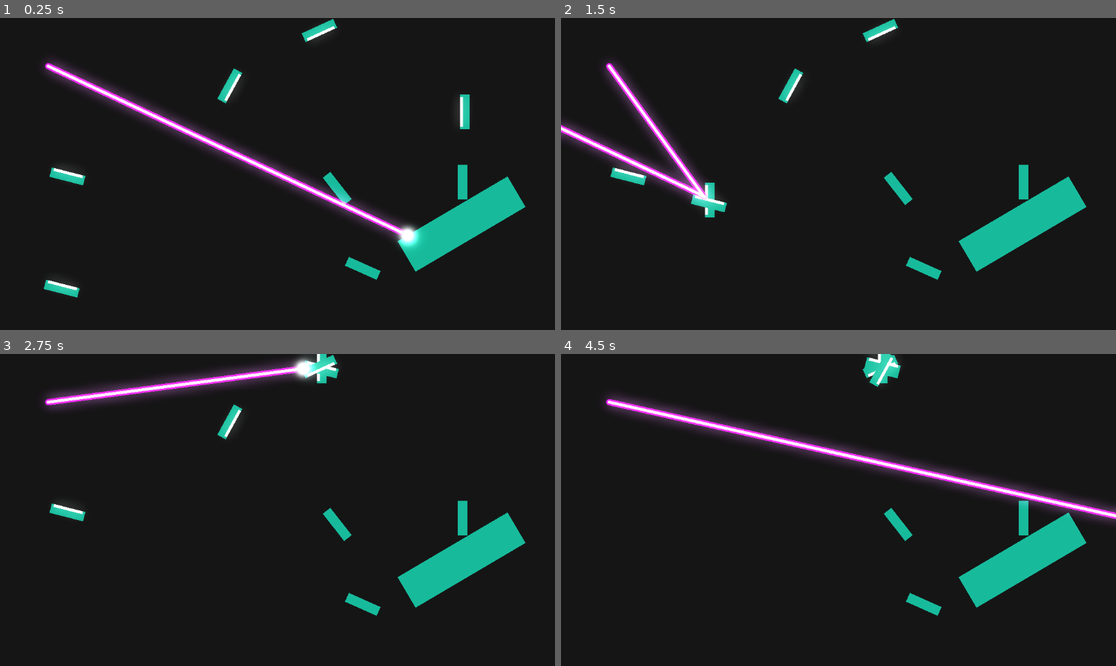
Above: before the commit, frames 1-4 (two rows, left to right).
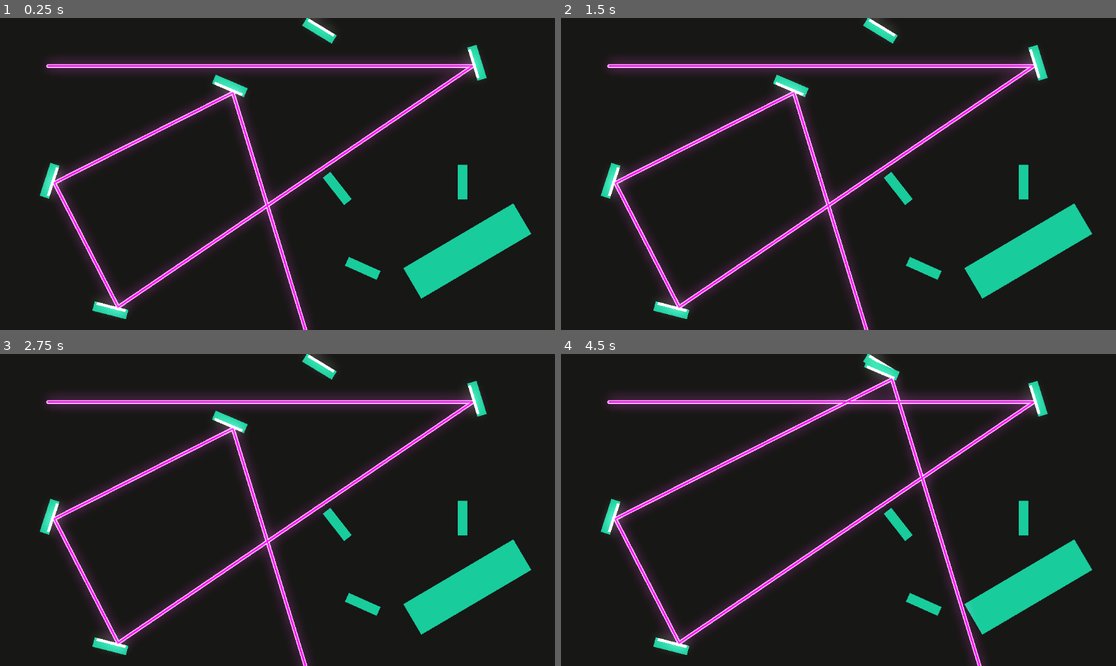
Above: after the commit, the same moments.

Repository: aagz/laserwire
Game: Godot game, scene res://main/main.tscn
The game is run twice, just before and just after one commit, with the same random seed, the same clock (stepped at 60 frames per second) and the same inputs.
Inputs (mouse positions are in pixels of both pictures, inside the frame that each line leads up to):
- Up to frame 1 (0.25 s): no input
- Up to frame 2 (1.5 s): drag from (1027, 111) to (622, 286) at 0.52 s; tap Enter at 1.25 s; drag from (622, 289) to (882, 33) at 1.27 s
- Up to frame 3 (2.75 s): tap Space at 2 s; move the mouse to (321, 366) at 2.02 s; click (321, 366) at 2.17 s
- Up to frame 4 (4.5 s): drag from (627, 513) to (882, 366) at 2.77 s; drag from (788, 422) to (882, 369) at 3.52 s; tap Enter at 4.25 s; drag from (672, 463) to (882, 369) at 4.27 s

The runs differ from the first frame. In frame 1, 17% of the frame differs, in the area x 7-96%, y 0-100%; in frame 2, 17%; in frame 3, 16%; in frame 4, 18%, in the area x 7-100%, y 0-100%.

Commit message:
Тесты шейдеров

Diff:
--- a/main/main.tscn
+++ b/main/main.tscn
@@ -28,7 +28,7 @@
 [node name="Laser2DWithLine" type="RayCast2D" parent="." groups=["laser"]]
 enabled = false
 target_position = Vector2(230, 79)
-collision_mask = 3
+collision_mask = 7
 collide_with_areas = true
 script = ExtResource("1_53q0u")
 
@@ -44,7 +44,7 @@
 collision_mask = 3
 
 [node name="Wall3" parent="." groups=["walls"] instance=ExtResource("2_pjrb6")]
-position = Vector2(957.9999, 427.99994)
+position = Vector2(970.00006, 484.0001)
 rotation = 1.0384709
 scale = Vector2(3.68, 3.68)
 collision_layer = 3
@@ -57,23 +57,39 @@
 collision_mask = 3
 
 [node name="Mirror" parent="." instance=ExtResource("3_xwkvk")]
-position = Vector2(965, 195)
+position = Vector2(990, 93)
+rotation = -0.2984513
+collision_layer = 1
+collision_mask = 1
 
 [node name="Mirror2" parent="." instance=ExtResource("3_xwkvk")]
-position = Vector2(128, 562)
+position = Vector2(228.99997, 606.99994)
 rotation = 1.8203784
+collision_layer = 1
+collision_mask = 1
 
 [node name="Mirror3" parent="." instance=ExtResource("3_xwkvk")]
 position = Vector2(663, 26.000015)
-rotation = 4.2812924
+rotation = 2.1170843
+collision_layer = 1
+collision_mask = 1
 
 [node name="Mirror4" parent="." instance=ExtResource("3_xwkvk")]
-position = Vector2(140, 329)
-rotation = 1.8203784
+position = Vector2(103.000015, 338)
+rotation = 3.455752
+collision_layer = 1
+collision_mask = 1
 
 [node name="Mirror5" parent="." instance=ExtResource("3_xwkvk")]
 position = Vector2(477, 141.00003)
-rotation = -2.6424284
+rotation = -1.1676253
+collision_layer = 1
+collision_mask = 1
 
 [node name="WorldEnvironment" type="WorldEnvironment" parent="."]
 environment = SubResource("Environment_xwkvk")
+
+[node name="DirectionalLight2D" type="DirectionalLight2D" parent="."]
+position = Vector2(598, 300)
+color = Color(0.30765662, 0.3025587, 9.62615e-08, 1)
+energy = 0.29
--- a/scenes/mirror.gd
+++ b/scenes/mirror.gd
@@ -23,9 +23,9 @@
 			dragging = false
 
 		if event.button_index == MOUSE_BUTTON_WHEEL_DOWN:
-			rotation += 0.05
+			rotation += 0.025
 		elif event.button_index == MOUSE_BUTTON_WHEEL_UP:
-			rotation -= 0.05
+			rotation -= 0.025
 
 
 
--- a/scenes/mirror.tscn
+++ b/scenes/mirror.tscn
@@ -7,6 +7,7 @@
 size = Vector2(7, 62)
 
 [node name="Mirror" instance=ExtResource("1_5o7h0")]
+collision_layer = 6
 script = ExtResource("2_652kc")
 
 [node name="ColorRect_Mirror" type="ColorRect" parent="." index="1"]
@@ -18,6 +19,8 @@
 
 [node name="MirrorCollision" type="Area2D" parent="." index="3" groups=["mirror"]]
 position = Vector2(-7, 0)
+collision_layer = 2
+collision_mask = 6
 
 [node name="CollisionShape2D" type="CollisionShape2D" parent="MirrorCollision" index="0"]
 position = Vector2(-0.1, 0)
--- a/scenes/wall.tscn
+++ b/scenes/wall.tscn
@@ -4,6 +4,8 @@
 size = Vector2(20, 72)
 
 [node name="Wall" type="StaticBody2D"]
+collision_layer = 4
+collision_mask = 6
 input_pickable = true
 
 [node name="ColorRect" type="ColorRect" parent="."]
--- a/scripts/laser_2d_with_line.gd
+++ b/scripts/laser_2d_with_line.gd
@@ -4,8 +4,10 @@
 var line_glow: Line2D
 var impact: Sprite2D
 
+var glow_shader := load("res://shaders/laser_glow.gdshader") as Shader
+
 const MAX_LEN := 10000.0
-const MAX_BOUNCES := 10
+const MAX_BOUNCES := 25
 const EPS := 0.5
 
 func _ready() -> void:
@@ -16,6 +18,15 @@
 	line_core = Line2D.new()
 	line_glow = Line2D.new()
 
+	#var glow_material := ShaderMaterial.new()
+	#glow_material.shader = glow_shader
+	#
+	#line_glow.material = glow_material
+	#
+	#glow_material.set_shader_parameter("glow_intensity ", 6.0)
+	#glow_material.set_shader_parameter("core_width ", 1.0)
+	#glow_material.set_shader_parameter("core_length ", 1.0)
+
 	for l in [line_glow, line_core]:
 		l.joint_mode = Line2D.LINE_JOINT_ROUND
 		l.begin_cap_mode = Line2D.LINE_CAP_ROUND
@@ -25,18 +36,18 @@
 		get_parent().call_deferred("add_child", l)
 
 	# core
-	line_core.width = 6
-	line_core.default_color = Color("#ffd6ff")
+	line_core.width = 3
+	line_core.default_color = Color("d700e0ff")
 	var mat_add_core := CanvasItemMaterial.new()
 	mat_add_core.blend_mode = CanvasItemMaterial.BLEND_MODE_PREMULT_ALPHA
 	line_core.material = mat_add_core
 
-	# glow
-	line_glow.width = 13
-	line_glow.default_color = Color("#c000ff33")
-	var mat_add := CanvasItemMaterial.new()
-	mat_add.blend_mode = CanvasItemMaterial.BLEND_MODE_PREMULT_ALPHA
-	line_glow.material = mat_add
+	## glow
+	line_glow.width = 8
+	line_glow.default_color = Color("fc8aff4d")
+	var mat_add_glow := CanvasItemMaterial.new()
+	mat_add_glow.blend_mode = CanvasItemMaterial.BLEND_MODE_PREMULT_ALPHA
+	line_glow.material = mat_add_glow
 
 	# --- Impact sprite ---
 	impact = Sprite2D.new()
@@ -56,7 +67,7 @@
 	var pts := PackedVector2Array()
 	pts.append(origin)
 
-	var mouse_g := get_global_mouse_position()
+	var mouse_g := Vector2(200,100) # get_global_mouse_position()
 	var dir := (mouse_g - origin).normalized()
 
 	var remaining := MAX_LEN
--- /dev/null
+++ b/shaders/laser_glow.gdshader
@@ -0,0 +1,18 @@
+shader_type canvas_item;
+
+uniform float glow_intensity : hint_range(0.0, 50.0) = 6.0;
+uniform float core_width : hint_range(0.0, 1.0) = 0.5;
+uniform float core_length : hint_range(0.0, 1.0) = 0.5;
+
+void fragment() {
+    float y_dist = abs(UV.y - 0.5);
+    float x_dist = max(0.1, abs(UV.x - 0.5));
+
+    float core_y_mask = 1.0 - smoothstep(0.0, core_width, y_dist);
+    float core_x_mask = 1.0 - smoothstep(0.0, core_length, x_dist);
+    float core_mask = core_y_mask * core_x_mask;
+    vec4 core_color = COLOR * glow_intensity;
+    core_color.a = core_mask;
+
+    COLOR = core_color;
+}
Not shown, added: shaders/laser_glow.gdshader.uid
